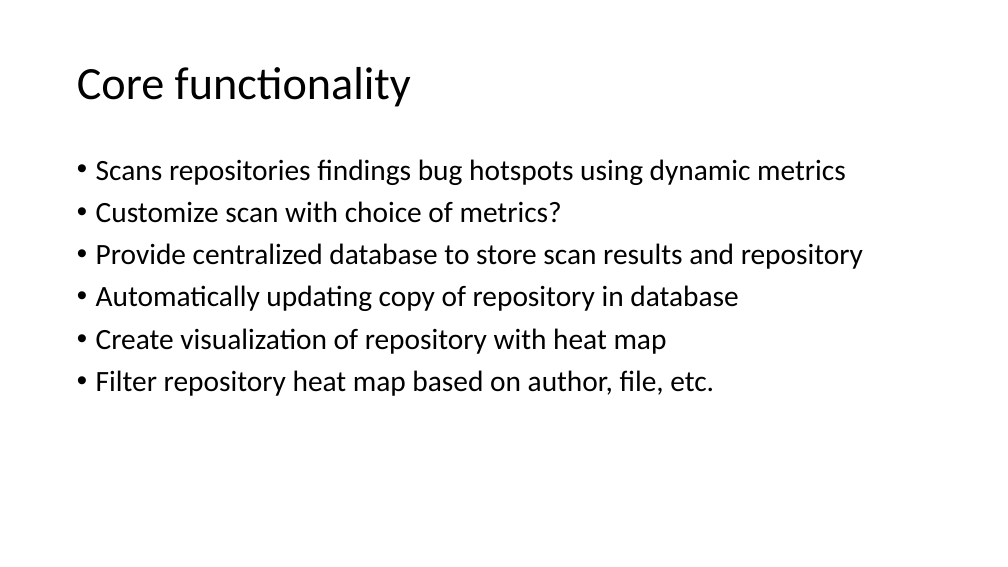
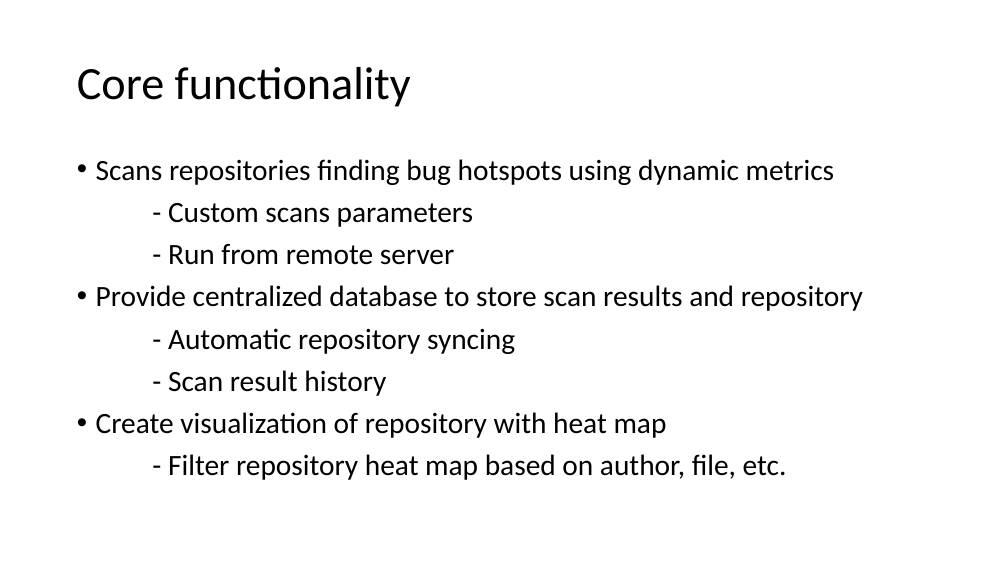
Before and after one commit to spesmit/hotspotter, a slide deck: slide 2 of Documentation/Presentations/project-spec.pptx. Drawn at 1008x567 pixels with LibreOffice and Linux fonts; fonts in the diff are those of the drawing. Boxes give left, top, right and bottom in pixels: in the first picture for what was removed or moved away, otherwise in the second. Text is boxed around its words. In the diff, an @@ line names an element or a change of style, - is before the commit and + after.

Commit message:
added slides

```diff
--- a/Documentation/Presentations/project-spec.pptx
+++ b/Documentation/Presentations/project-spec.pptx
@@ text at <box>96,159,835,265</box>: text changed @@
-• Scans repositories findings bug hotspots using dynamic metrics
-• Customize scan with choice of metrics?
+• Scans repositories finding bug hotspots using dynamic metrics
+- Custom scans parameters
+- Run from remote server
@@ text at <box>168,328,515,396</box>: text changed @@
-• Automatically updating copy of repository in database
+- Automatic repository syncing
+- Scan result history
@@ text at <box>168,454,787,480</box>: text changed @@
-• Filter repository heat map based on author, file, etc.
+- Filter repository heat map based on author, file, etc.
```
Also in this commit, not shown: 1 other slide changed.
